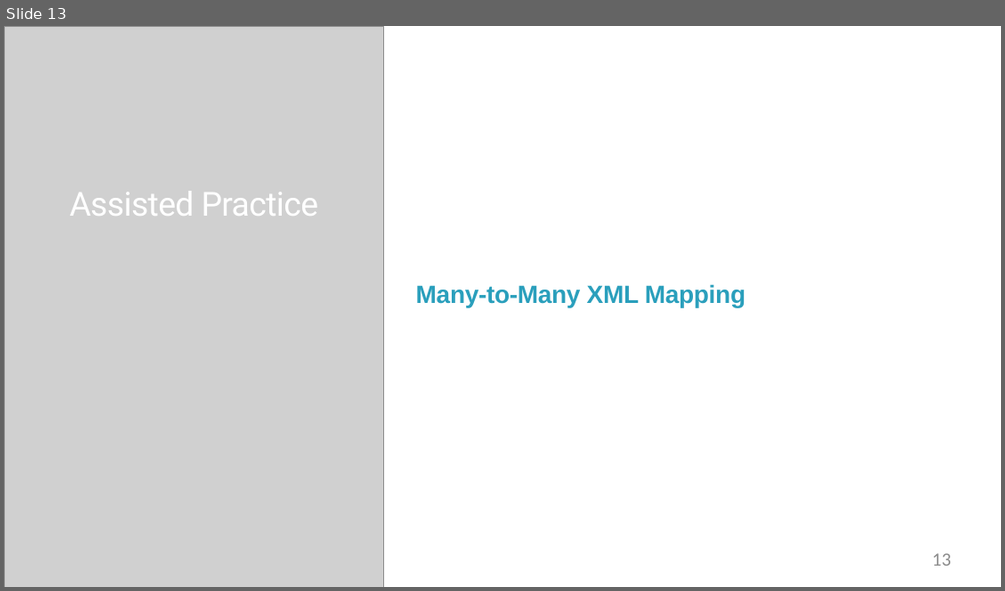
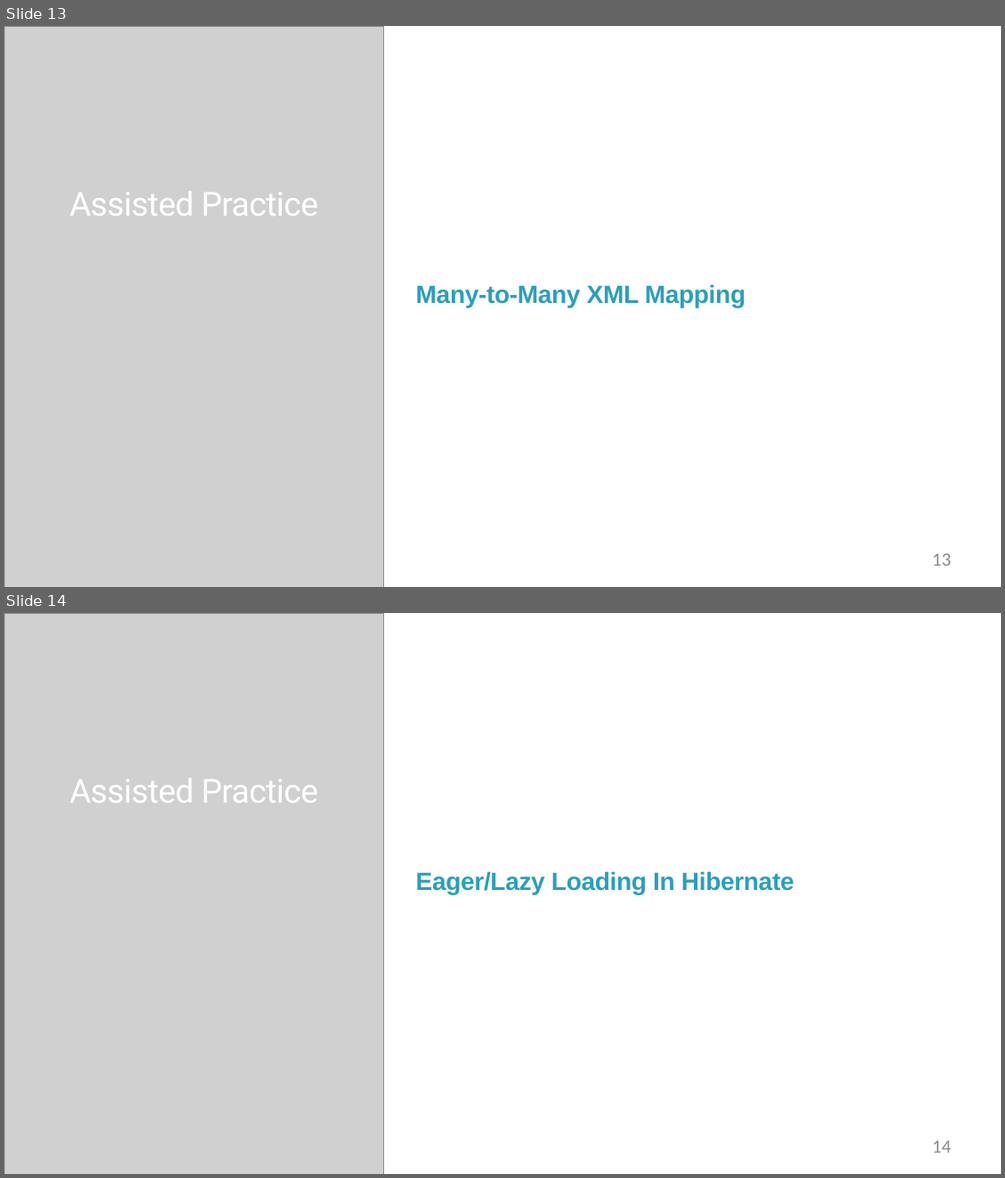
Before and after one commit to StevenJoseph19/DXC-FSD, a slide deck: 2. Web Development and Database/Day 13/Slides/6. Hibernate Mapping using XML/hibernate-mapping-using-xml-slides.pptx. Shown one above the other, each under a label of ours: slide 13 before the commit, slides 13 and 14 after it. The pictures are 1005x591 and 1005x1178 pixels, drawn with LibreOffice and Linux fonts; fonts in the diff are those of the drawing; grey boxes stand for pictures; background and template pictures are left out. Boxes give left, top, right and bottom in pixels: in the first picture for what was removed or moved away, otherwise in the second. Text is boxed around its words. In the diff, an @@ line names an element or a change of style, - is before the commit and + after.

```diff
--- a/2. Web Development and Database/Day 13/Slides/6. Hibernate Mapping using XML/hibernate-mapping-using-xml-slides.pptx
+++ b/2. Web Development and Database/Day 13/Slides/6. Hibernate Mapping using XML/hibernate-mapping-using-xml-slides.pptx
@@ slide 14 added at [4, 613, 1001, 1174], background #FFFFFF @@
@@ picture added at [4, 613, 383, 1174] @@
@@ text added at [70, 778, 319, 803], 48 pt, text #FFFFFF @@
+Assisted Practice
@@ text added at [416, 871, 794, 894], 36 pt, text #2A9FBC, bold @@
+Eager/Lazy Loading In Hibernate
@@ page number added at [932, 1140, 951, 1152], 27 pt, text #8C8C8C @@
+14
```
Also in this commit, not shown: 1 other slide added, 9 other files.
